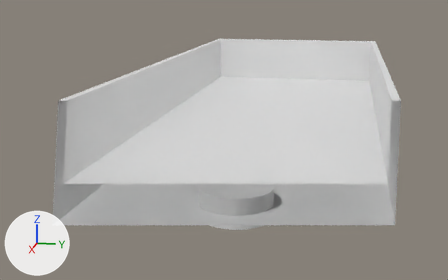
The Blender file newcar/basic.blend: old version first, new version second.
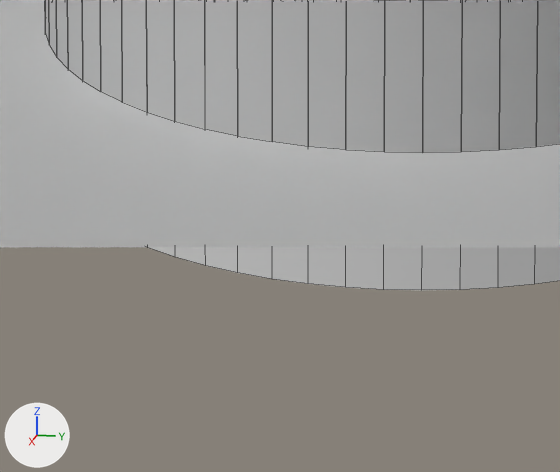
Old and new are each drawn whole from a 50 mm lens placed at (0.1114, 0.0137, 0.0282), pointed at (0.003, -0.008, 0.0011) and again close up on the part from 43% to 56% of the width and 72% to 89% of the height. Arrows for +X, +Y and +Z are at lower left; the lights stay in place. The close-ups show mesh edges as thin lines. Everything nearer to the camera than a plane just in front of the edit is cut away.

In view in the first close-up: 'body', 'body_negative'.
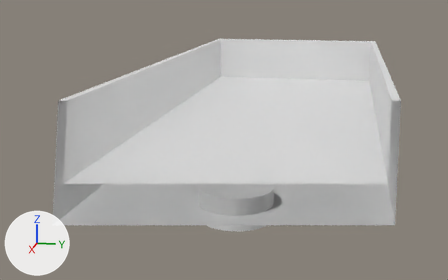
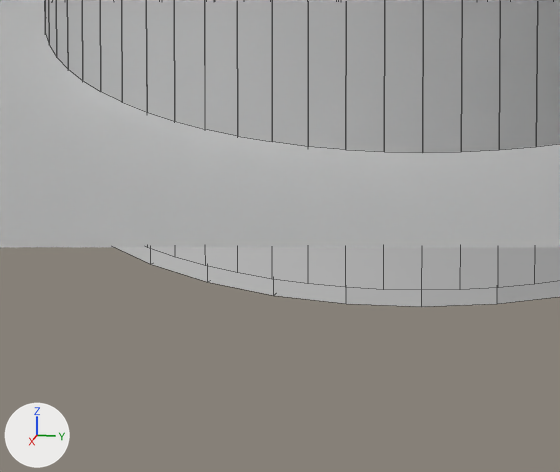
Diff of the bpy script that builds the scene:
```diff
--- a/newcar/basic.blend.py
+++ b/newcar/basic.blend.py
@@ me_circle @@
 me_circle.from_pydata(...)  # 256 vertices, 256 faces; spans x -0.00487..0.00487, y -0.00487..0.00487, z -0.00037..0.00283
 # used by ob_support_circle; location = (0.035, 0.0, 0.0)
+# me_circle part 1: all 160 vertices in x -0.00487..0.00487, y -0.00487..0.00487, z -0.00037..0.00004 are moved by (0.0, 0.0, -0.001)
```

Changed parts and their boxes [x1, y1, x2, y2] in the close-ups (560 x 472 px):
'support_circle', reshaped (not visible before): after [115, 247, 560, 307]
